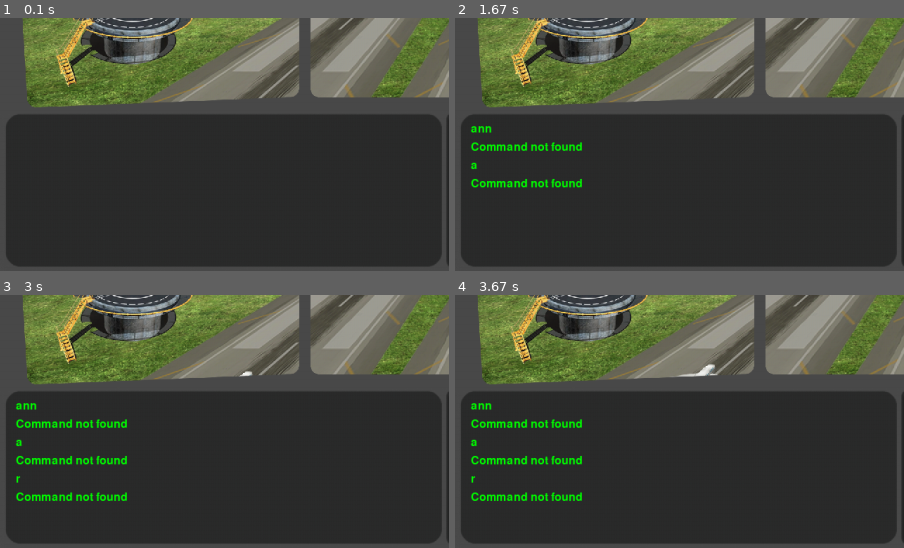
Above: before the commit, frames 1-4 (two rows, left to right).
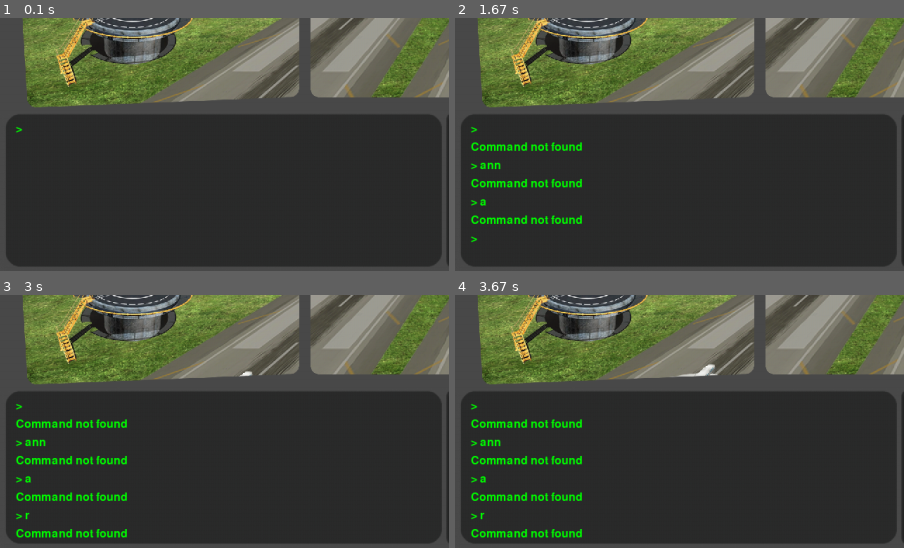
Above: after the commit, the same moments.

Repository: Calrission/AirportDispatcherPygame
Game: pygame game, started from main.py
Two runs of this game, one before a commit and one after it. Both use one fixed random seed, a clock stepped at 60 frames per second and the inputs below.
Inputs:
- Up to frame 1 (0.1 s): no input
- Up to frame 2 (1.67 s): tap Enter at 0.33, 1, 1.35 s; type "ann" at 0.67 s; type "a" at 1.22 s
- Up to frame 3 (3 s): type "r" at 1.77 s; tap Enter at 1.9 s
- Up to frame 4 (3.67 s): no input
The pictures show only the part of the screen within x 0-50%, y 50-100%; the shares and areas given below are measured in that part.

The runs differ from the first frame. In frame 1, less than 0.1% of the frame differs, in the area x 3-5%, y 43-46%; in frame 2, 0.8%; in frame 3, 0.9%, in the area x 3-29%, y 42-97%; in frame 4, 0.9%.

Commit message:
add prefix "> " in InputTerminal.py

Diff:
--- a/MultiLineText.py
+++ b/MultiLineText.py
@@ -3,11 +3,13 @@
 
 
 class MultiLineText:
-    def __init__(self, x, y, w, h, color="white", size=24, font=pygame.font.get_default_font()):
+    def __init__(self, x, y, w, h, color="white", size=24, font=pygame.font.get_default_font(), text=""):
         self.x, self.y, self.w, self.h = x, y, w, h
         self.size = size
         self.color = color
         self.text_lines = []
+        if len(text) != 0:
+            self.text_lines.append(text)
         self.font = pygame.font.Font(font, self.size)
 
     def change_text(self, text: str):
--- a/Terminals/InputTerminal.py
+++ b/Terminals/InputTerminal.py
@@ -6,7 +6,7 @@
 
 class InputTerminal:
     def __init__(self, x, y, w, h):
-        self.text_view = MultiLineText(x, y, w, h, color="green", size=16)
+        self.text_view = MultiLineText(x, y, w, h, color="green", size=16, text="> ")
         self.active_input = True
         self.rect = pygame.Rect((x, y, w, h))
 
@@ -24,8 +24,9 @@
         if event.type == pygame.KEYDOWN and self.active_input:
             if event.key == pygame.K_RETURN:
                 if len(self.text_view.text_lines) != 0:
-                    self._enter_user_line(self.text_view.get_last())
+                    self._enter_user_line(self.text_view.get_last()[2:])
                 self.text_view.new_line()
+                self.text_view.add_last("> ")
             elif event.key == pygame.K_BACKSPACE:
                 self.text_view.remove_last()
             else:
